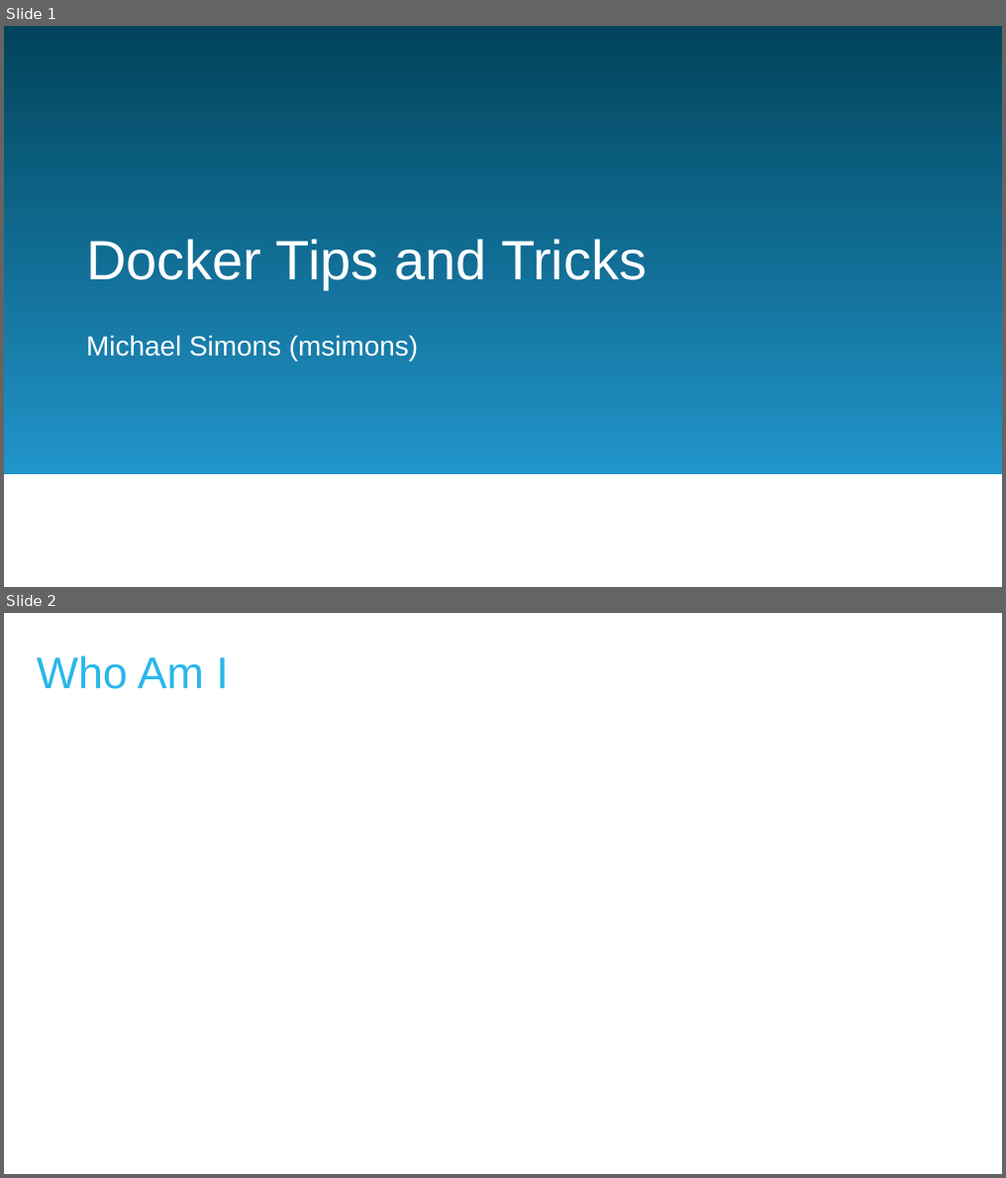
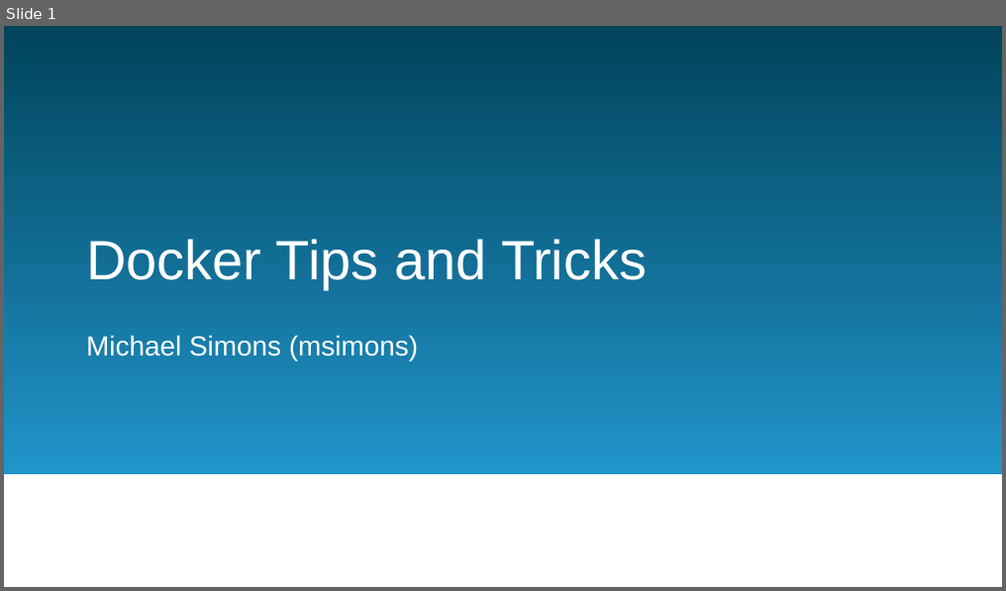
Before and after one commit to MichaelSimons/docker-toolbox, a slide deck: Docker Tips and Tricks.pptm. Shown one above the other, each under a label of ours: slides 1 and 2 before the commit, slide 1 after it. The pictures are 1006x1178 and 1006x591 pixels, drawn with LibreOffice and Linux fonts; fonts in the diff are those of the drawing; background and template pictures are left out. Boxes give left, top, right and bottom in pixels: in the first picture for what was removed or moved away, otherwise in the second. Text is boxed around its words. In the diff, an @@ line names an element or a change of style, - is before the commit and + after.

```diff
--- a/Docker Tips and Tricks.pptm
+++ b/Docker Tips and Tricks.pptm
@@ slide 2 removed at <box>4,613,1002,1174</box>, background #FFFFFF @@
@@ title removed at <box>37,656,228,689</box> @@
-Who Am I
```
Also in this commit, not shown: 5 slides changed, 15 slides added, 4 other files.
